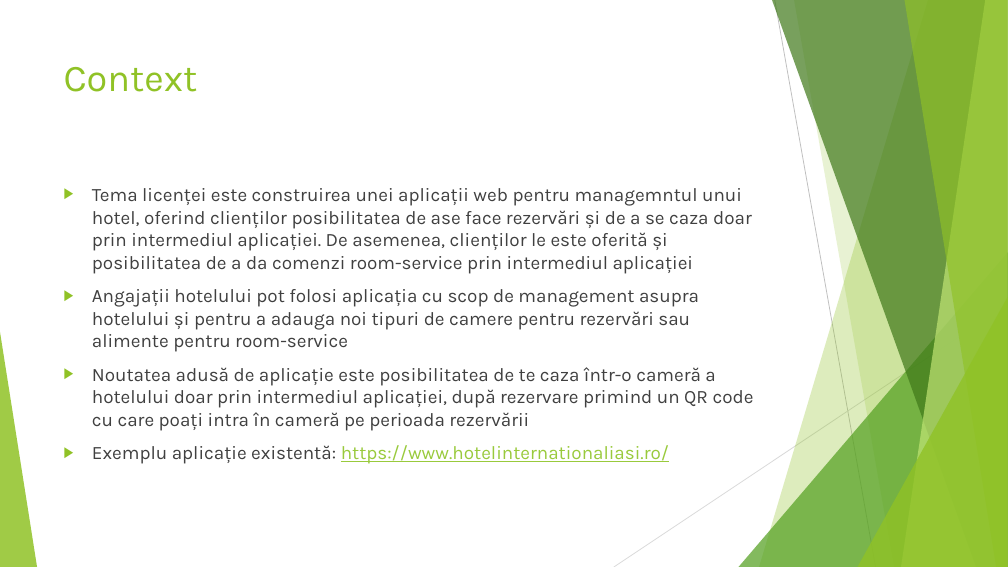
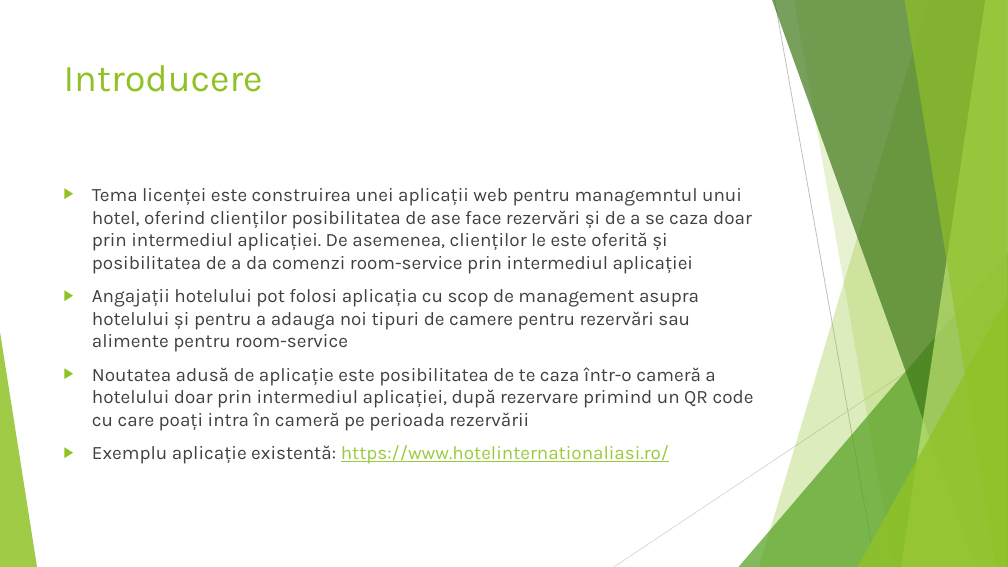
Before and after one commit to stefan-adrian/hotel-manager, a slide deck: slide 3 of documentation/videos/hotel-manager.pptx. Drawn at 1008x567 pixels with LibreOffice and Linux fonts; fonts in the diff are those of the drawing. Boxes give left, top, right and bottom in pixels: in the first picture for what was removed or moved away, otherwise in the second. Text is boxed around its words. In the diff, an @@ line names an element or a change of style, - is before the commit and + after.

```diff
--- a/documentation/videos/hotel-manager.pptx
+++ b/documentation/videos/hotel-manager.pptx
@@ title at [64, 65, 263, 92]: text changed @@
-Context
+Introducere
```
Also in this commit, not shown: 6 other slides changed.
